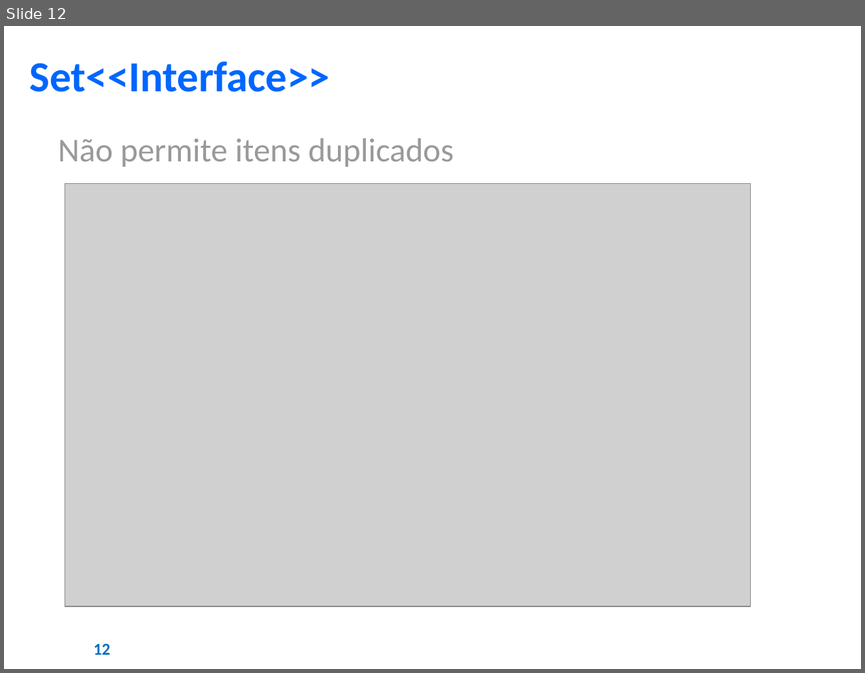
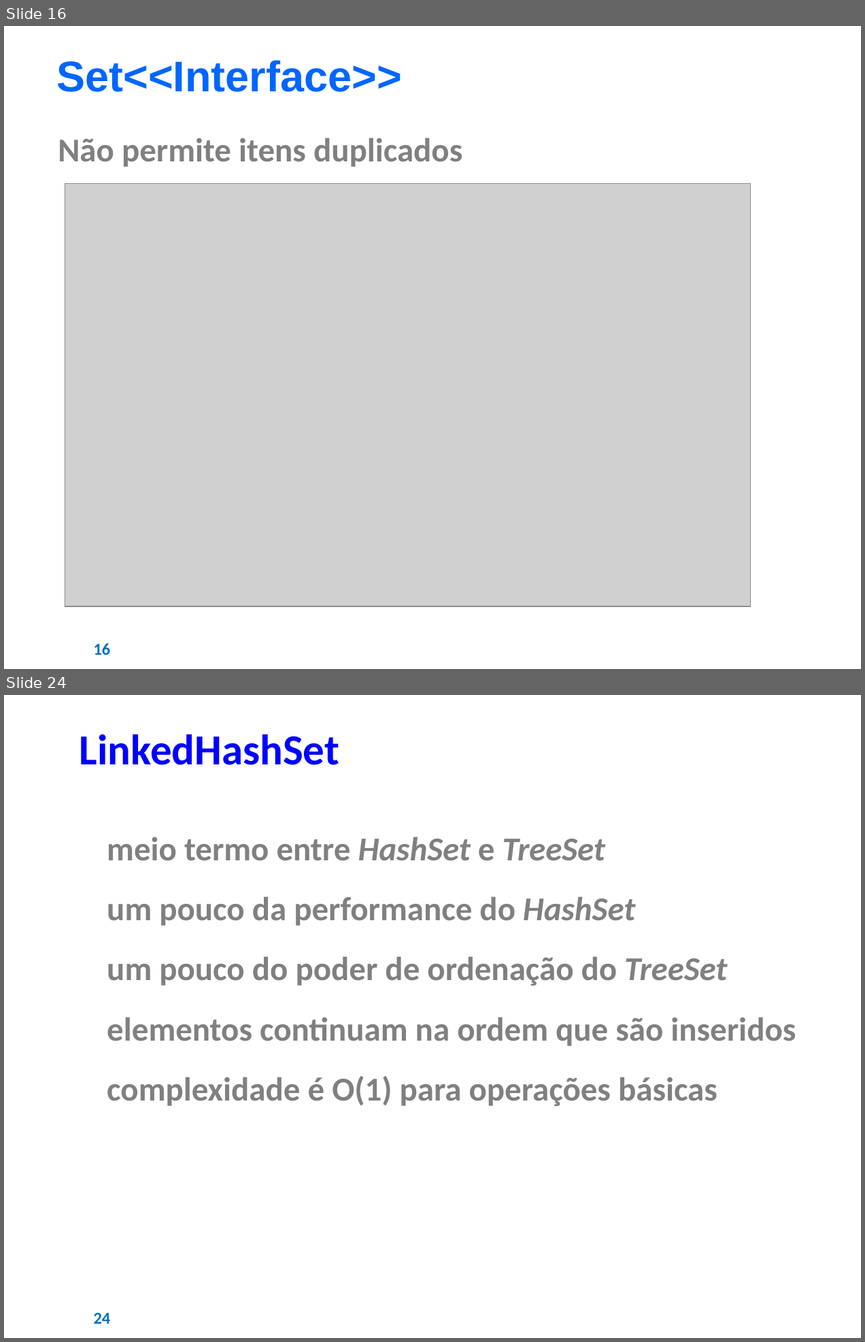
Before and after one commit to AJKFreitas/collections-learning, a slide deck: Estudos - Collections Framework.pptx. Shown one above the other, each under a label of ours: slide 12 before the commit, slides 16 and 24 after it; the slides between them are not shown. The pictures are 865x673 and 865x1342 pixels, drawn with LibreOffice and Linux fonts; fonts in the diff are those of the drawing; grey boxes stand for pictures; background and template pictures are left out. Boxes give left, top, right and bottom in pixels: in the first picture for what was removed or moved away, otherwise in the second. Text is boxed around its words. In the diff, an @@ line names an element or a change of style, - is before the commit and + after.

```diff
--- a/Estudos - Collections Framework.pptx
+++ b/Estudos - Collections Framework.pptx
@@ slide 24 added at (4, 695, 861, 1338), background #FFFFFF @@
@@ text added at (79, 734, 339, 765), 36 pt, text #0000FF, bold @@
+LinkedHashSet
@@ text added at (107, 836, 796, 1106), 28 pt, text #808080, bold @@
+● meio termo entre HashSet e TreeSet
+● um pouco da performance do HashSet
+● um pouco do poder de ordenação do TreeSet
+● elementos continuam na ordem que são inseridos
+● complexidade é O(1) para operações básicas
@@ page number added at (94, 1312, 111, 1323), 14 pt, text #0070C0, bold @@
+24
@@ what was slide 12 is now slide 16 @@
@@ slide 16 changed as well @@
@@ text "Set<<Interface>>": place and size @@
-text "Set<<Interface>>" at (30, 61, 330, 92)
+text "Set<<Interface>>" at (57, 60, 402, 92)
@@ text "Set<<Interface>>" at (57, 60, 402, 92): font Calibri to Arial @@
@@ text "Não permite itens duplicados" at (58, 138, 462, 167): text colour #999999 to #808080, bold on @@
@@ page number at (94, 643, 111, 654): text changed @@
-12
+16
```
Also in this commit, not shown: 10 other slides changed, 26 other slides added, 1 slide removed, 1 other file.
